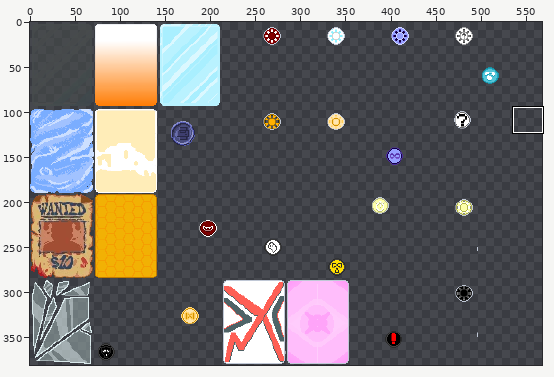
Two versions of one sprite sheet, assets/1x/enh.png. The picture above shows the old version from afar; the outline marks the close-up.
Close-up. As it was:
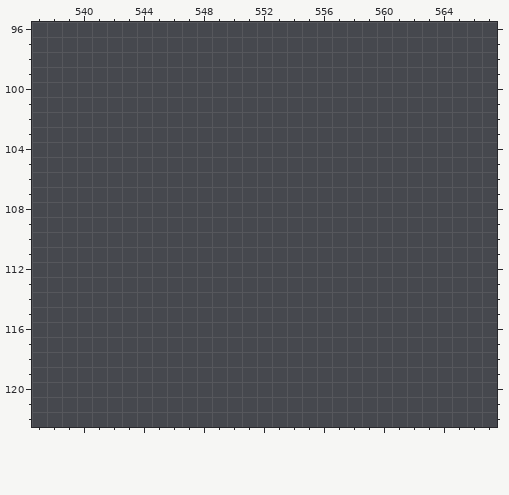
The file is 568x380 pixels. Shown: x 537..567, y 96..122.
Now the later version:
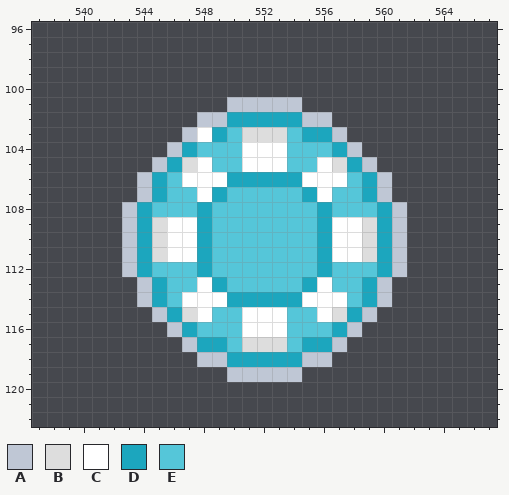
Palette (. is transparent): A #bfc7d5  B #dddddd  C #ffffff  D #1ca6be  E #55c6d9
From old to new:
@@ x 537..567 @@
 100 ...............................
-101 ...............................
-102 ...............................
-103 ...............................
-104 ...............................
-105 ...............................
-106 ...............................
-107 ...............................
-108 ...............................
-109 ...............................
-110 ...............................
-111 ...............................
-112 ...............................
-113 ...............................
-114 ...............................
-115 ...............................
-116 ...............................
-117 ...............................
-118 ...............................
-119 ...............................
+101 .............AAAAA.............
+102 ...........AADDDDDAA...........
+103 ..........ACDEBBBEDDA..........
+104 .........ADEEECCCEEEDA.........
+105 ........ADBCEECCCEECBDA........
+106 .......ADECCCDDDDDCCCEDA.......
+107 .......ADEECDEEEEEDCEEDA.......
+108 ......ADEEEDEEEEEEEDEEEDA......
+109 ......ADBCCDEEEEEEEDCCBDA......
+110 ......ADBCCDEEEEEEEDCCBDA......
+111 ......ADBCCDEEEEEEEDCCBDA......
+112 ......ADEEEDEEEEEEEDEEEDA......
+113 .......ADEECDEEEEEDCEEDA.......
+114 .......ADECCCDDDDDCCCEDA.......
+115 ........ADBCEECCCEECBDA........
+116 .........ADEEECCCEEEDA.........
+117 ..........ADDEBBBEDDA..........
+118 ...........AADDDDDAA...........
+119 .............AAAAA.............
 120 ...............................
